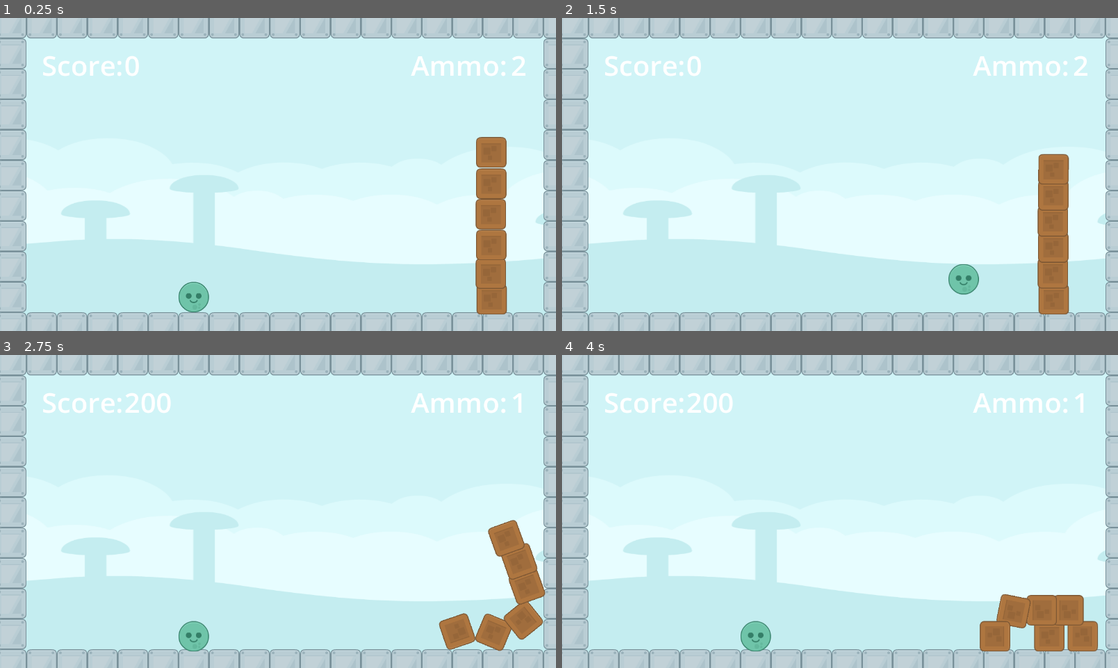
Above: before the commit, frames 1-4 (two rows, left to right).
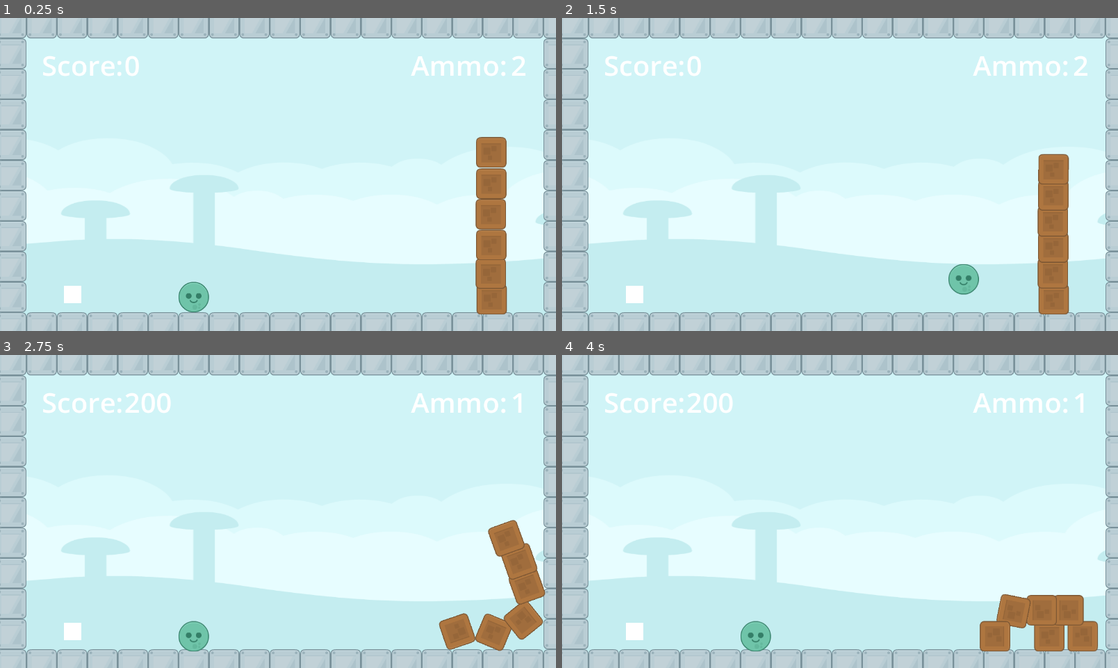
Above: after the commit, the same moments.

Repository: bsu-cs315/P1-Weaver
Game: Godot game, scene res://src/Level.tscn
Two runs of this game, one before a commit and one after it. Both use one fixed random seed, a clock stepped at 60 frames per second and the inputs below.
Inputs (mouse positions are in pixels of both pictures, inside the frame that each line leads up to):
- Up to frame 1 (0.25 s): no input
- Up to frame 2 (1.5 s): move the mouse to (962, 158) at 0.52 s; press the mouse at (962, 158) at 0.53 s; tap Enter at 1.25 s; move the mouse to (728, 190) at 1.27 s; release the mouse at (728, 190) at 1.28 s; click (728, 190) at 1.35 s
- Up to frame 3 (2.75 s): move the mouse to (333, 442) at 2.02 s; hold R (new_ball) from 2.03 s (still down); click (333, 442) at 2.3 s
- Up to frame 4 (4 s): move the mouse to (812, 574) at 2.77 s; release R (new_ball) at 2.78 s; click (812, 574) at 2.85 s; move the mouse to (1006, 558) at 3.52 s; press the mouse at (1006, 558) at 3.53 s

The runs differ from the first frame. In frame 1, 0.2% of the frame differs, in the area x 11-15%, y 85-92%; in frame 2, 0.2%; in frame 3, 0.2%; in frame 4, 0.2%.

Commit message:
Add title screen

Diff:
--- /dev/null
+++ b/project/Menu.gd
@@ -0,0 +1,21 @@
+extends Control
+
+
+func _ready():
+	#await get_tree().create_timer(1).timeout
+	var tween = get_tree().create_tween().set_trans(Tween.TRANS_BOUNCE).set_ease(Tween.EASE_IN_OUT)
+	tween.tween_property($TitleTextGods, "position", Vector2(637.5, 100), 1)
+
+	var tween2 = get_tree().create_tween().set_trans(Tween.TRANS_BOUNCE).set_ease(Tween.EASE_IN_OUT)
+	tween2.tween_property($TitleTextGreen, "position", Vector2(650, 250), 1)
+
+	var tween3 = get_tree().create_tween().set_trans(Tween.TRANS_BOUNCE).set_ease(Tween.EASE_IN_OUT)
+	tween3.tween_property($TitleTextEarths, "position", Vector2(675, 400), 1)
+
+
+func _on_play_pressed():
+	get_tree().change_scene_to_file("res://src/Level.tscn")
+
+
+func _on_quit_pressed():
+	get_tree().quit()
--- /dev/null
+++ b/project/menu.tscn
@@ -0,0 +1,60 @@
+[gd_scene load_steps=5 format=3 uid="uid://db2bnqdg3sesv"]
+
+[ext_resource type="Script" path="res://Menu.gd" id="1_fyuqa"]
+[ext_resource type="Texture2D" uid="uid://ba3nw3n84w42h" path="res://Assets/Images/GODS.png" id="2_bb33t"]
+[ext_resource type="Texture2D" uid="uid://4ftgprhg5wdu" path="res://Assets/Images/Green.png" id="3_r8phm"]
+[ext_resource type="Texture2D" uid="uid://cpispagobl3q3" path="res://Assets/Images/Earths.png" id="4_shifa"]
+
+[node name="Menu" type="Control"]
+layout_mode = 3
+anchors_preset = 15
+anchor_right = 1.0
+anchor_bottom = 1.0
+grow_horizontal = 2
+grow_vertical = 2
+script = ExtResource("1_fyuqa")
+
+[node name="MarginContainer" type="MarginContainer" parent="."]
+layout_mode = 1
+anchors_preset = 12
+anchor_top = 1.0
+anchor_right = 1.0
+anchor_bottom = 1.0
+offset_top = -196.0
+grow_horizontal = 2
+grow_vertical = 0
+theme_override_constants/margin_left = 20
+theme_override_constants/margin_top = 0
+theme_override_constants/margin_right = 20
+theme_override_constants/margin_bottom = 20
+
+[node name="VBoxContainer" type="VBoxContainer" parent="MarginContainer"]
+layout_mode = 2
+
+[node name="Play" type="Button" parent="MarginContainer/VBoxContainer"]
+layout_mode = 2
+theme_override_font_sizes/font_size = 64
+text = "Play"
+
+[node name="Quit" type="Button" parent="MarginContainer/VBoxContainer"]
+layout_mode = 2
+theme_override_font_sizes/font_size = 64
+text = "Quit"
+
+[node name="TitleTextGods" type="Sprite2D" parent="."]
+position = Vector2(637.5, 0)
+scale = Vector2(0.5, 0.5)
+texture = ExtResource("2_bb33t")
+
+[node name="TitleTextGreen" type="Sprite2D" parent="."]
+position = Vector2(637.5, 0)
+scale = Vector2(0.4, 0.4)
+texture = ExtResource("3_r8phm")
+
+[node name="TitleTextEarths" type="Sprite2D" parent="."]
+position = Vector2(637.5, 0)
+scale = Vector2(0.3, 0.3)
+texture = ExtResource("4_shifa")
+
+[connection signal="pressed" from="MarginContainer/VBoxContainer/Play" to="." method="_on_play_pressed"]
+[connection signal="pressed" from="MarginContainer/VBoxContainer/Quit" to="." method="_on_quit_pressed"]
--- a/project/project.godot
+++ b/project/project.godot
@@ -37,3 +37,7 @@
 "events": [Object(InputEventKey,"resource_local_to_scene":false,"resource_name":"","device":-1,"window_id":0,"alt_pressed":false,"shift_pressed":false,"ctrl_pressed":false,"meta_pressed":false,"pressed":false,"keycode":0,"physical_keycode":82,"key_label":0,"unicode":114,"echo":false,"script":null)
 ]
 }
+
+[rendering]
+
+environment/defaults/default_clear_color=Color(1, 1, 1, 1)
--- a/project/src/Circle.gd
+++ b/project/src/Circle.gd
@@ -23,6 +23,7 @@
 			dragging = false
 			var drag_end = get_global_mouse_position()
 			var launch_dir = drag_start - drag_end
+			print (rad_to_deg(launch_dir.angle()))
 			if launch_dir.angle() < -(PI/2) or launch_dir.angle() > PI/2:
 				apply_central_impulse(Vector2(0,1) * 5 * launch_dir)
 			elif launch_dir.angle() < PI/2 && launch_dir.angle() > 0:
--- a/project/src/Level.tscn
+++ b/project/src/Level.tscn
@@ -1,9 +1,10 @@
-[gd_scene load_steps=7 format=3 uid="uid://bbgp5o517l7a1"]
+[gd_scene load_steps=8 format=3 uid="uid://bbgp5o517l7a1"]
 
 [ext_resource type="Script" path="res://src/Level.gd" id="1_3q20k"]
 [ext_resource type="Texture2D" uid="uid://b4ufxm2k0qrpb" path="res://Assets/Images/elementMetal011.png" id="2_8xeft"]
 [ext_resource type="Texture2D" uid="uid://dcvgnodhqrg8i" path="res://Assets/Images/blue_shroom.png" id="4_mpvuv"]
 [ext_resource type="PackedScene" uid="uid://cqiavfboqb4t6" path="res://src/Box.tscn" id="4_vqm2j"]
+[ext_resource type="PackedScene" uid="uid://cykpqdd7f1qxe" path="res://src/launcher.tscn" id="5_rpur6"]
 
 [sub_resource type="TileSetAtlasSource" id="TileSetAtlasSource_smm1s"]
 texture = ExtResource("2_8xeft")
@@ -101,4 +102,7 @@
 texture = ExtResource("4_mpvuv")
 metadata/_edit_use_anchors_ = true
 
+[node name="Launcher" parent="." instance=ExtResource("5_rpur6")]
+position = Vector2(101, 602)
+
 [connection signal="timeout" from="Timer" to="." method="_on_timer_timeout"]
--- /dev/null
+++ b/project/src/launcher.gd
@@ -0,0 +1,7 @@
+extends Node2D
+
+#var _ball : Ball
+
+
+#	ball = preload("res//:Circle/Circle.tscn")
+#	add_child(ball)
--- /dev/null
+++ b/project/src/launcher.tscn
@@ -0,0 +1,12 @@
+[gd_scene load_steps=2 format=3 uid="uid://cykpqdd7f1qxe"]
+
+[ext_resource type="Script" path="res://src/launcher.gd" id="1_ugtvw"]
+
+[node name="Launcher" type="Node2D"]
+script = ExtResource("1_ugtvw")
+
+[node name="ColorRect" type="ColorRect" parent="."]
+offset_right = 40.0
+offset_bottom = 40.0
+
+[node name="LaunchPoint" type="Marker2D" parent="ColorRect"]
Binary file added: project/Assets/Images/Earths.png
Not shown, added: project/Assets/Images/Earths.png.import
Binary file added: project/Assets/Images/GODS.png
Not shown, added: project/Assets/Images/GODS.png.import
Binary file added: project/Assets/Images/Green.png
Not shown, added: project/Assets/Images/Green.png.import
